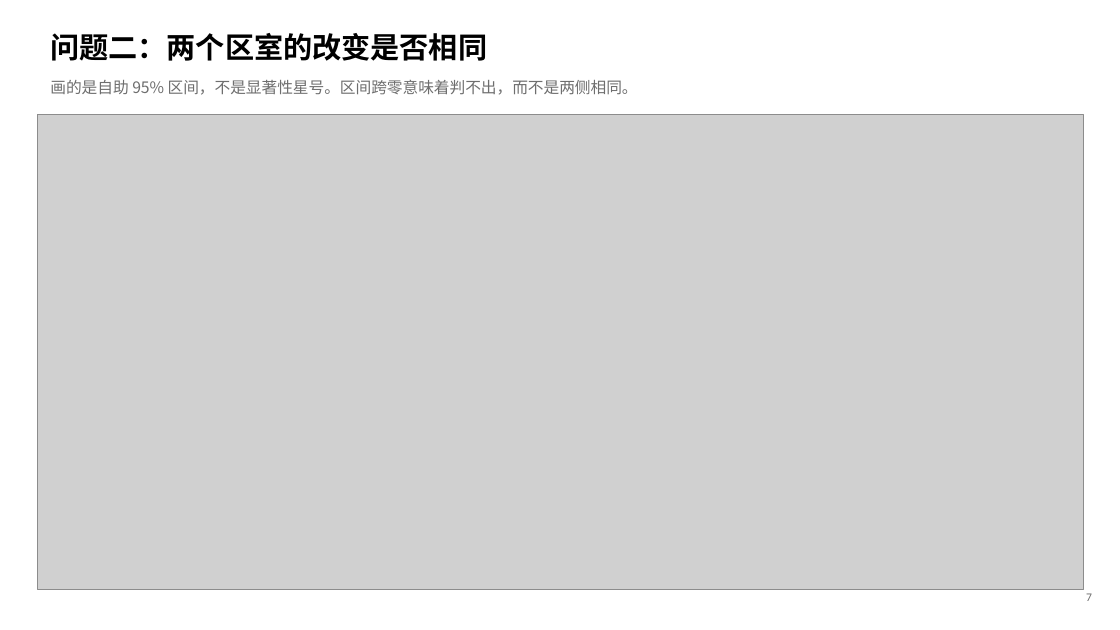
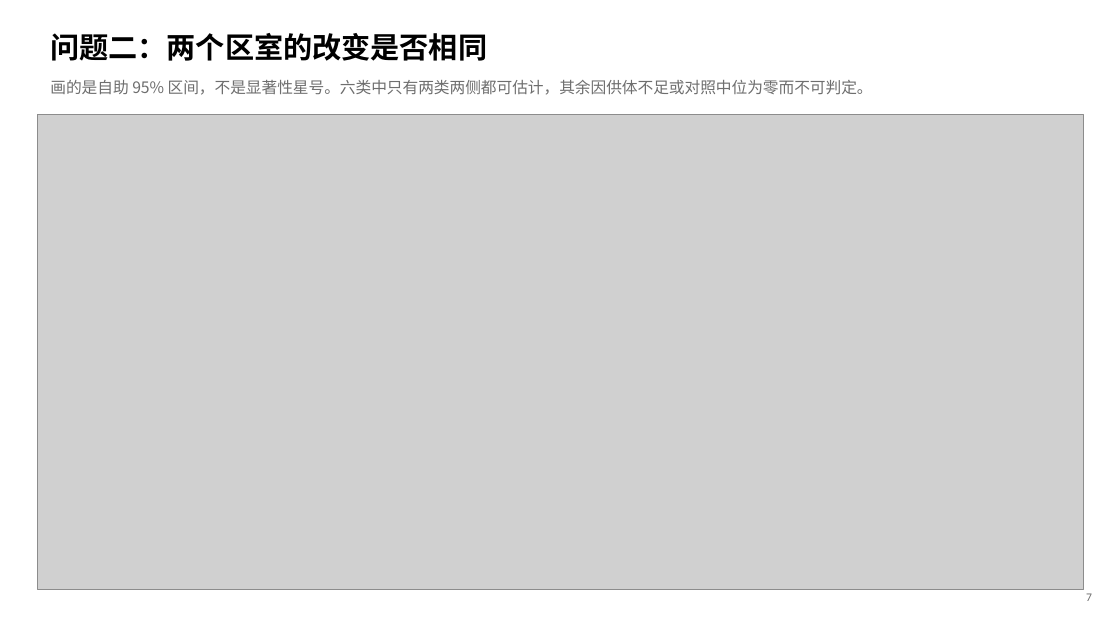
Before and after one commit to 7c96bzczcj-prog/aaa, a slide deck: slide 8 of results/mda5/MDA5_IFIH1_人脑与MS.pptx. Drawn at 1120x630 pixels with LibreOffice and Linux fonts; fonts in the diff are those of the drawing; grey boxes stand for pictures. Boxes give left, top, right and bottom in pixels: in the first picture for what was removed or moved away, otherwise in the second. Text is boxed around its words. In the diff, an @@ line names an element or a change of style, - is before the commit and + after.

```diff
--- a/results/mda5/MDA5_IFIH1_人脑与MS.pptx
+++ b/results/mda5/MDA5_IFIH1_人脑与MS.pptx
@@ text at bbox=[50, 80, 873, 95]: text changed @@
-画的是自助 95% 区间，不是显著性星号。区间跨零意味着判不出，而不是两侧相同。
+画的是自助 95% 区间，不是显著性星号。六类中只有两类两侧都可估计，其余因供体不足或对照中位为零而不可判定。
```
Also in this commit, not shown: 8 other slides changed, 1 slide added, 13 other files.
